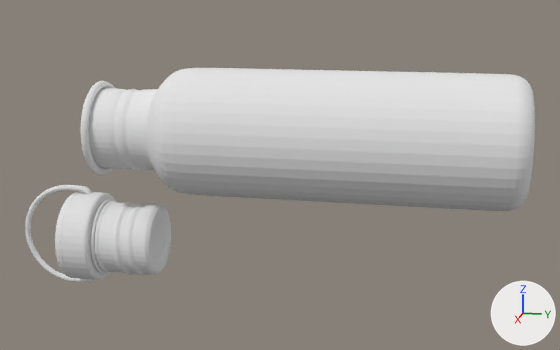
Before and after pictures for a commit that changed the OBJ model assets/bottle_ready.obj.
Before and after are seen from a camera (50 mm lens) standing at (0.2285, -0.0267, 0.0493) and looking at (-0.0023, -0.0729, -0.0084). Lighting does not change. The marker at lower right points along +X, +Y and +Z. The first picture is the older version. Where no turn or scale is listed for an object, it has been applied to the vertices. Vertices at exactly the same position are counted once.

Before the edit, the objects in view are built like this:
```python
me_bottle_ready = bpy.data.meshes.new('bottle_ready')
me_bottle_ready.from_pydata(...)  # 10041 vertices, 19984 faces; spans x -0.02..0.02, y -0.16..0.0, z -0.048..0.025
me_bottle_ready.materials.append(mat_material_0)  # white #e7e7e7
ob_bottle_ready = bpy.data.objects.new('bottle_ready', me_bottle_ready)
ob_bottle_ready.location = (0.0, 0.0, 0.0)
```
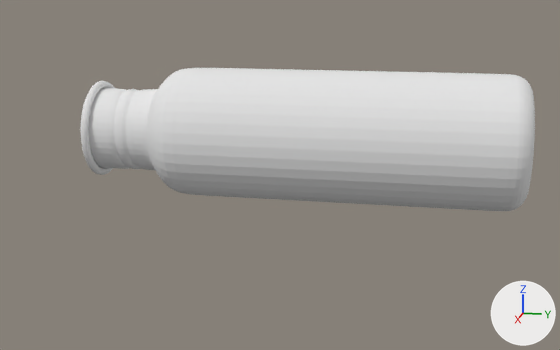
The newer file is also rescaled (x1.221), turned or shifted as a whole; pictures and numbers use the older file's frame.

Boxes [x1, y1, x2, y2] around the edits, measured in the pictures (560 x 350 px):
'bottle_ready', reshaped (11% narrower, 33% shorter)
    before: [25, 68, 535, 282]
    after: [80, 68, 535, 211]
part 1 of me_bottle_ready, deleted
    before: [61, 192, 171, 280]
part 2 of me_bottle_ready, deleted
    before: [25, 185, 95, 282]
part 3 of me_bottle_ready, deleted
    before: [90, 199, 114, 274]
part 4 of me_bottle_ready, deleted
    before: [55, 191, 83, 278]

The edits, one by one:
me_bottle_ready is used by ob_bottle_ready; location (0.0, 0.0, 0.0).
me_bottle_ready had 10041 vertices, 19984 faces and spanned x -0.02..0.02, y -0.16..0.0, z -0.048..0.025.
me_bottle_ready now has 3806 vertices, 7608 faces and spans x -0.02..0.02, y -0.131..0.0, z -0.015..0.025.
me_bottle_ready part 1: the loose piece of 3410 vertices spanning x -0.014..0.014, y -0.14..-0.112, z -0.046..-0.017 is deleted.
me_bottle_ready part 2: the loose piece of 1464 vertices spanning x -0.001..0.001, y -0.16..-0.135, z -0.048..-0.015 is deleted.
me_bottle_ready part 3: the loose piece of 800 vertices spanning x -0.012..0.012, y -0.131..-0.13, z -0.044..-0.019 is deleted.
me_bottle_ready part 4: the loose piece of 561 vertices spanning x -0.014..0.014, y -0.142..-0.14, z -0.046..-0.017 is deleted.
